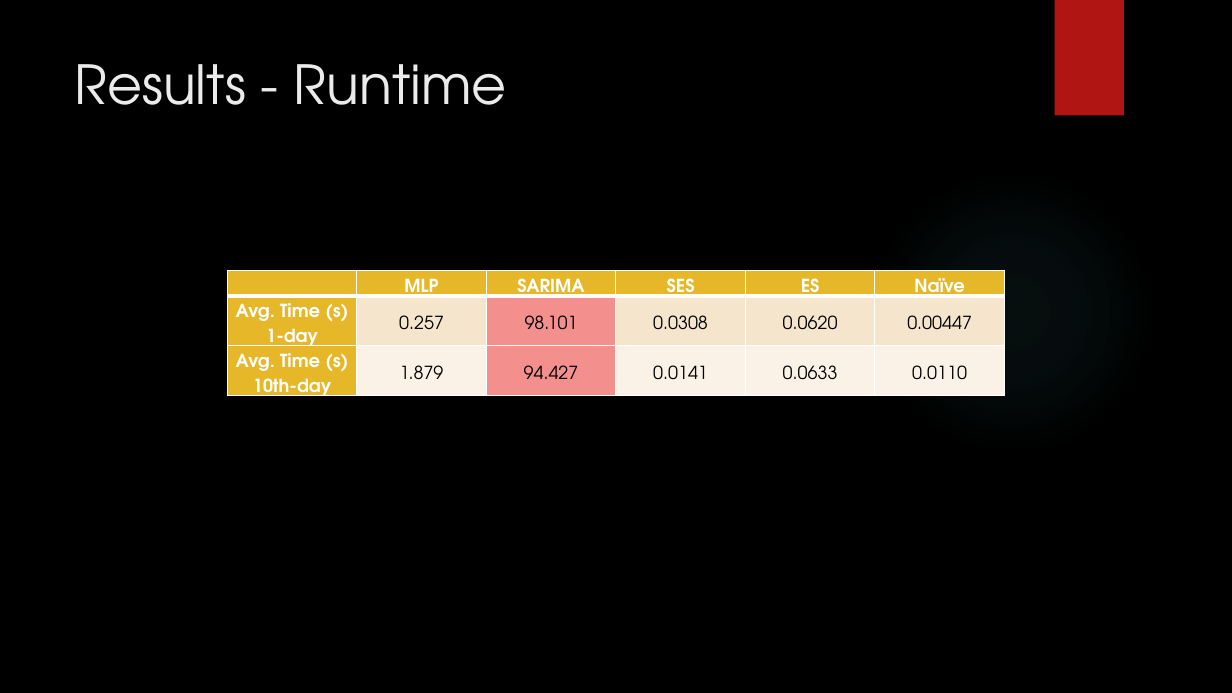
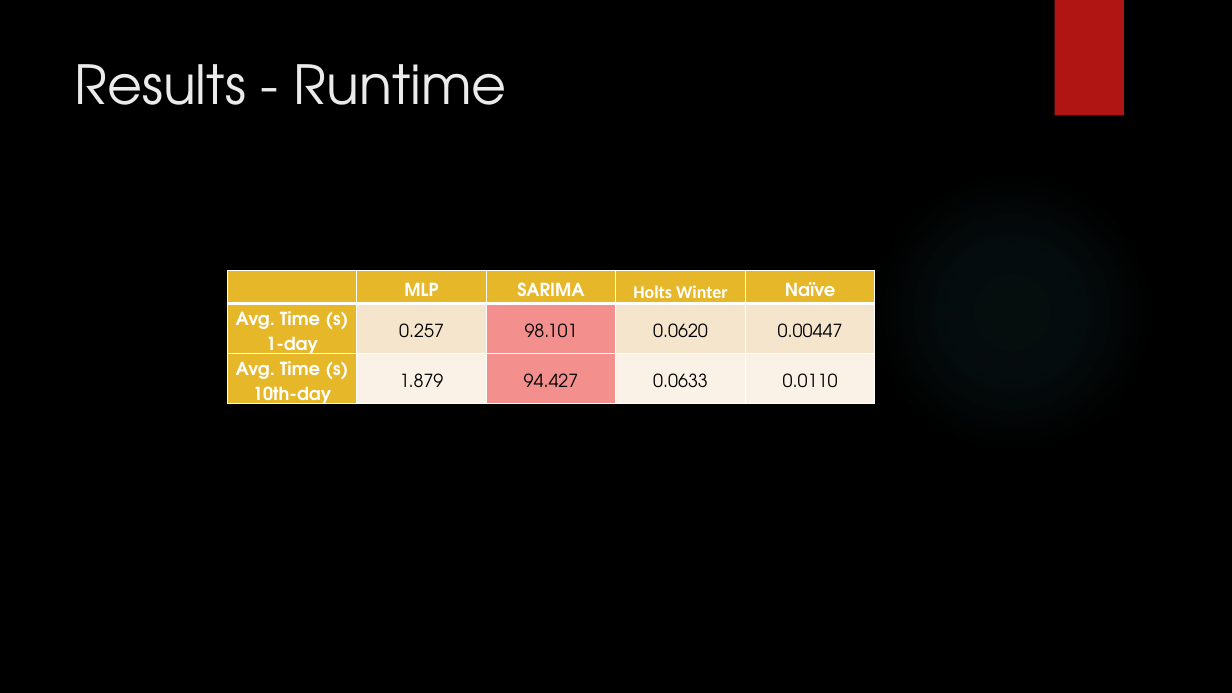
Before and after one commit to aattwwss/FYP-code, a slide deck: slide 29 of Reports/presentation_fyp.pptx (slide 24 before the commit). Drawn at 1232x693 pixels with LibreOffice and Linux fonts; fonts in the diff are those of the drawing; background and template pictures are left out. Boxes give left, top, right and bottom in pixels: in the first picture for what was removed or moved away, otherwise in the second. Text is boxed around its words. In the diff, an @@ line names an element or a change of style, - is before the commit and + after.

Commit message:
update presentation

```diff
--- a/Reports/presentation_fyp.pptx
+++ b/Reports/presentation_fyp.pptx
@@ table at [227, 271, 874, 422] @@
-column 4: SES | 0.0308 | 0.0141
-column 5: ES | 0.0620 | 0.0633
+column 4: Holts Winter | 0.0620 | 0.0633
@@ table: place and size @@
-table at [227, 271, 1004, 422]
+table at [227, 271, 874, 422]
```
Also in this commit, not shown: 1 other slide changed, 9 slides added, 3 slides removed.
